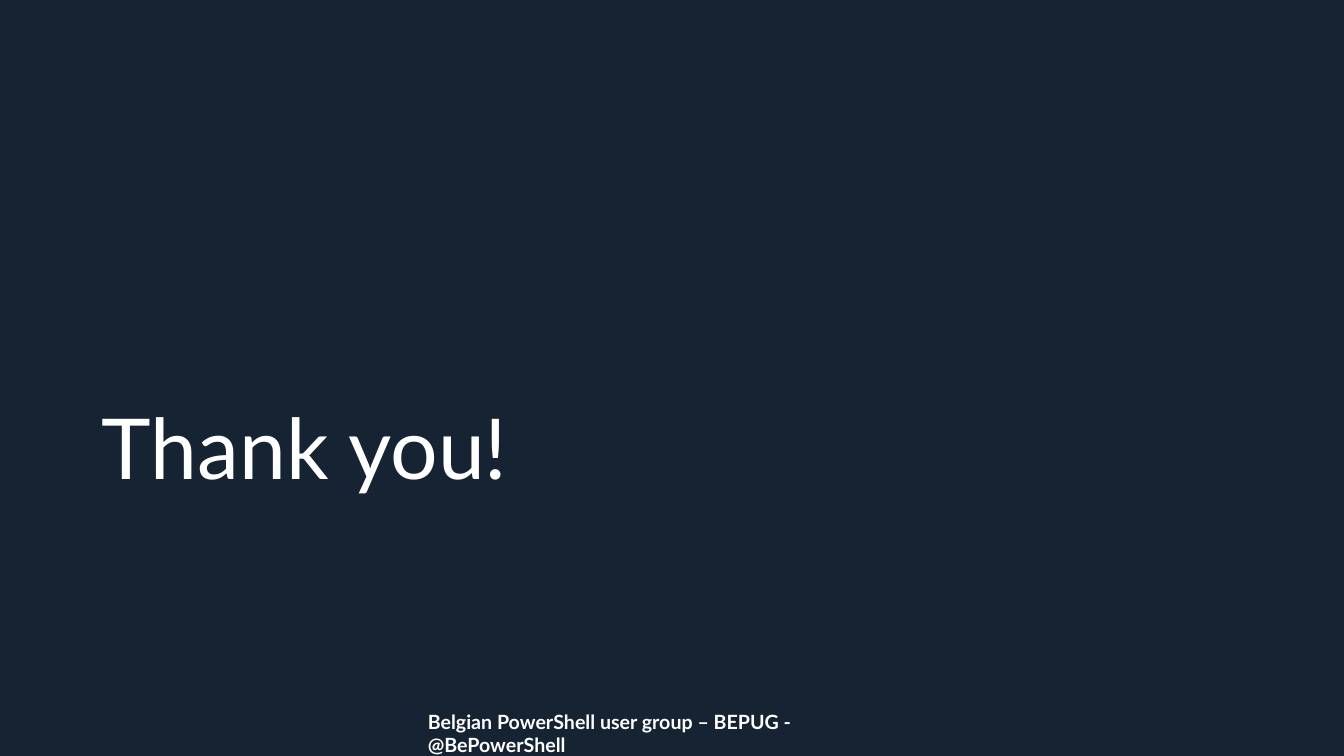
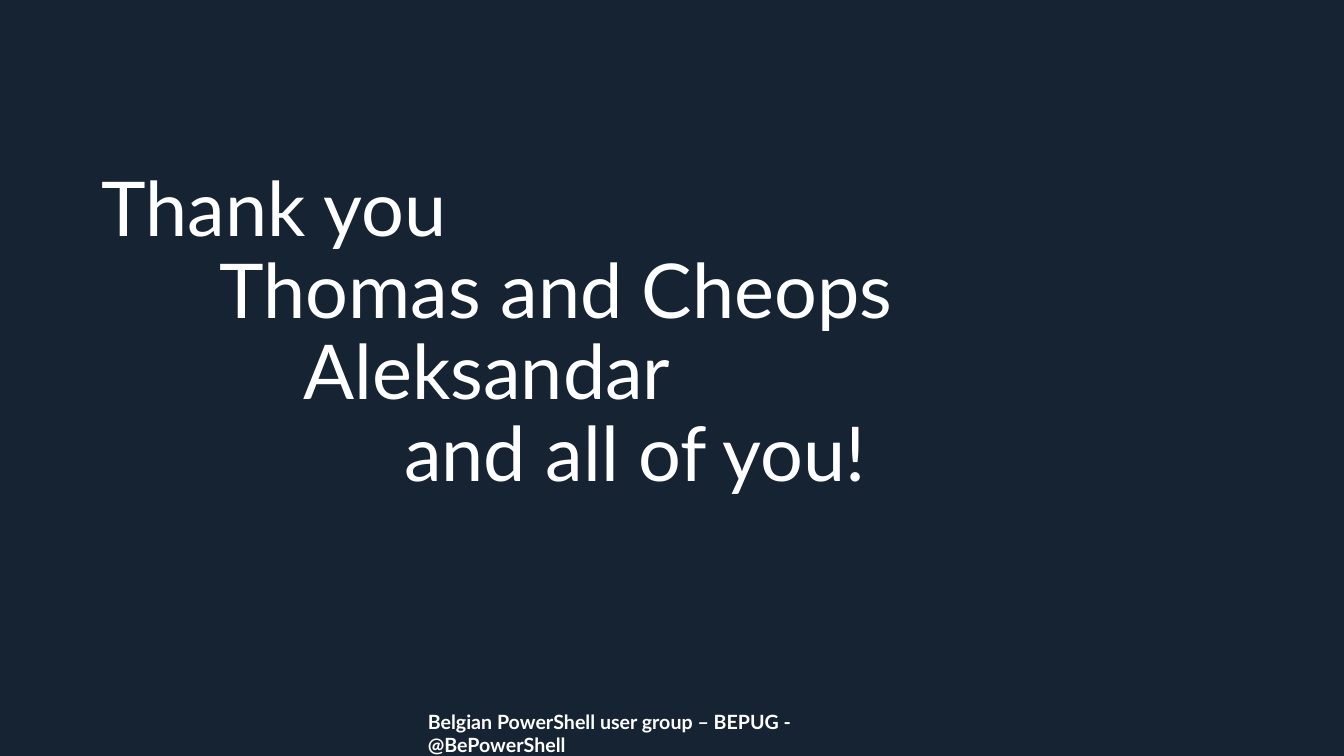
Before and after one commit to BEPUG/meetups, a slide deck: slide 9 of 20190522/_bepug/meetupMay19-outro.pptx (slide 11 before the commit). Drawn at 1344x756 pixels with LibreOffice and Linux fonts; fonts in the diff are those of the drawing; background and template pictures are left out. Boxes give left, top, right and bottom in pixels: in the first picture for what was removed or moved away, otherwise in the second. Text is boxed around its words. In the diff, an @@ line names an element or a change of style, - is before the commit and + after.

```diff
--- a/20190522/_bepug/meetupMay19-outro.pptx
+++ b/20190522/_bepug/meetupMay19-outro.pptx
@@ title at <box>102,180,893,494</box>: text changed; size 60 to 54 pt @@
-Thank you!
+Thank you
+Thomas and Cheops
+Aleksandar
+and all of you!
```
Also in this commit, not shown: 1 other slide changed, 2 slides added, 4 slides removed, 7 other files.
